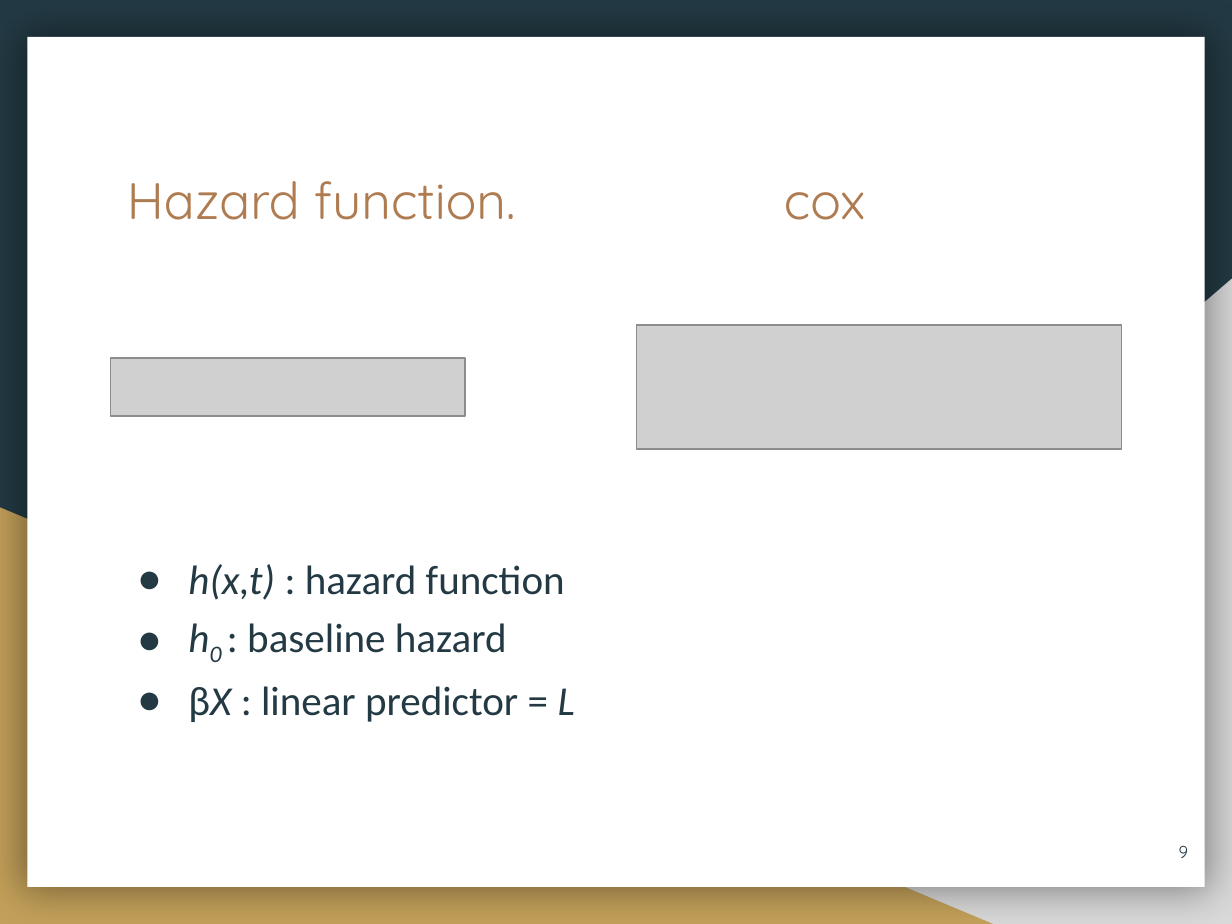
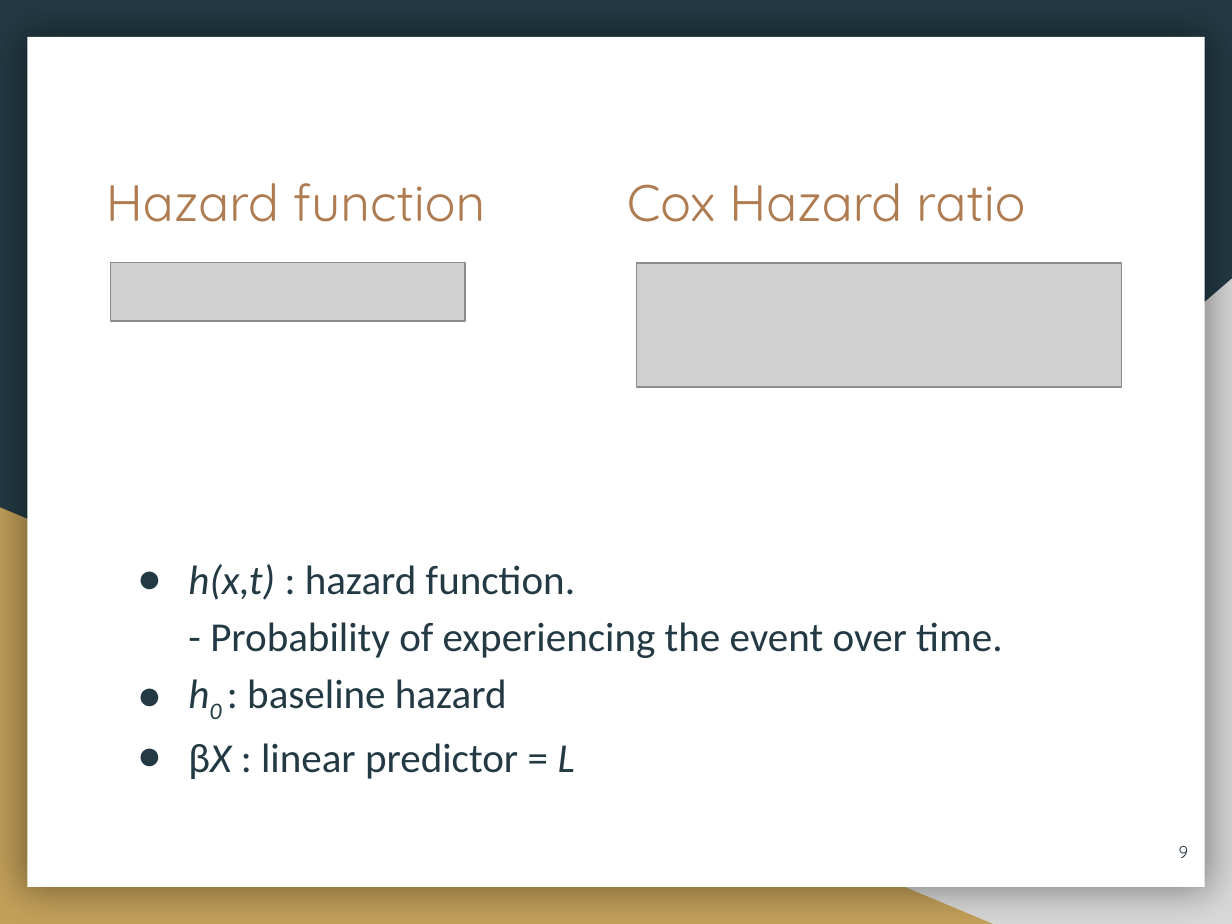
Before and after one commit to Jesse-Islam/ATGC_survival_presentation_Feb.27.2020, a slide deck: slide 9 of Intro To Survival Analysis.pptx. Drawn at 1232x924 pixels with LibreOffice and Linux fonts; fonts in the diff are those of the drawing; grey boxes stand for pictures. Boxes give left, top, right and bottom in pixels: in the first picture for what was removed or moved away, otherwise in the second. Text is boxed around its words. In the diff, an @@ line names an element or a change of style, - is before the commit and + after.

```diff
--- a/Intro To Survival Analysis.pptx
+++ b/Intro To Survival Analysis.pptx
@@ title at bbox=[106, 183, 1025, 222]: text changed @@
-Hazard function. cox
+Hazard function Cox Hazard ratio
@@ picture: place and size @@
-picture at bbox=[110, 358, 465, 416]
+picture at bbox=[110, 263, 465, 320]
@@ picture: place and size @@
-picture at bbox=[637, 325, 1122, 450]
+picture at bbox=[637, 263, 1122, 388]
@@ text at bbox=[188, 564, 1002, 658]: text changed @@
-● h(x,t) : hazard function
+● h(x,t) : hazard function.
+  - Probability of experiencing the event over time.
```
Also in this commit, not shown: 2 other slides changed, 2 other files.
